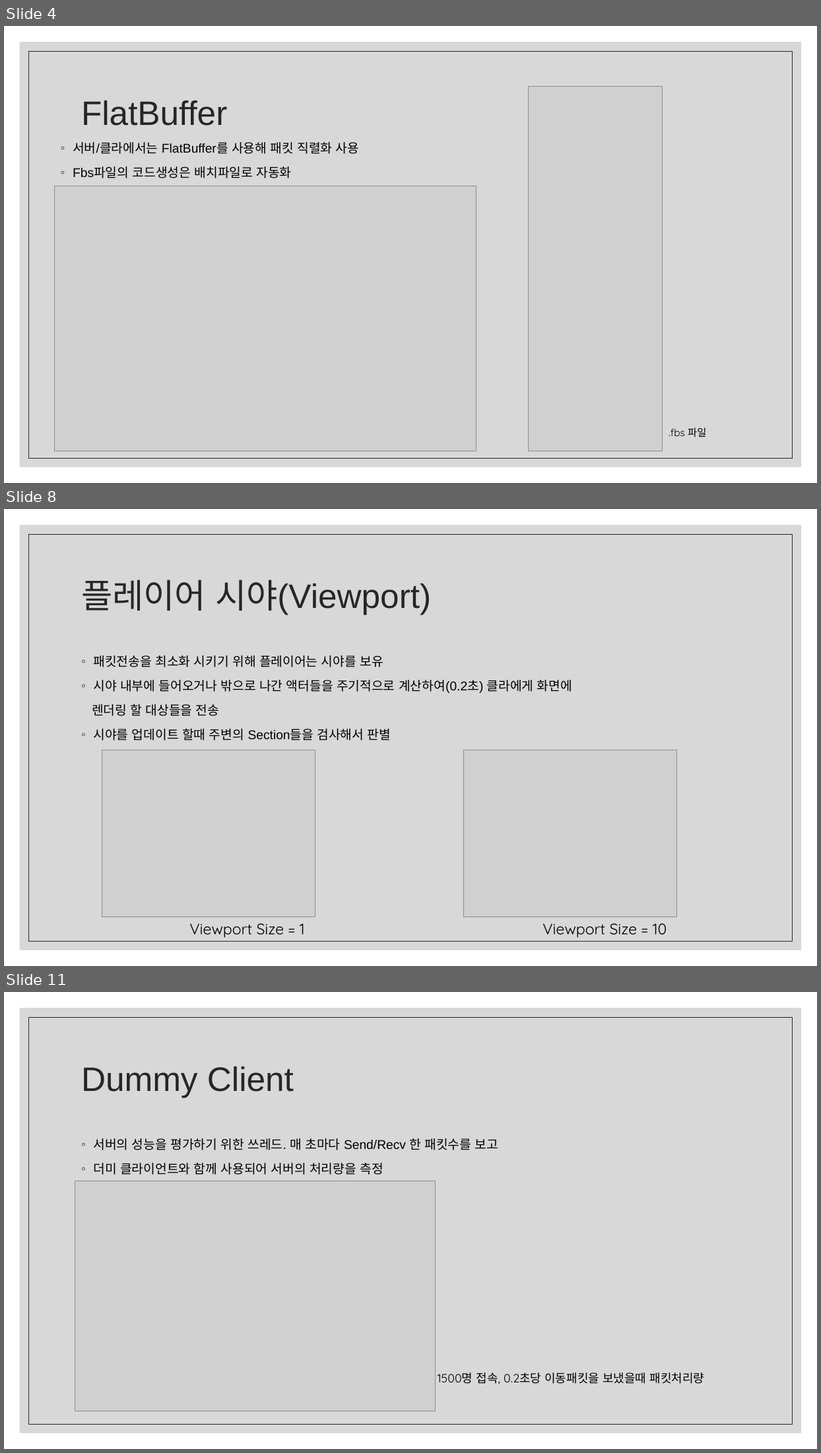
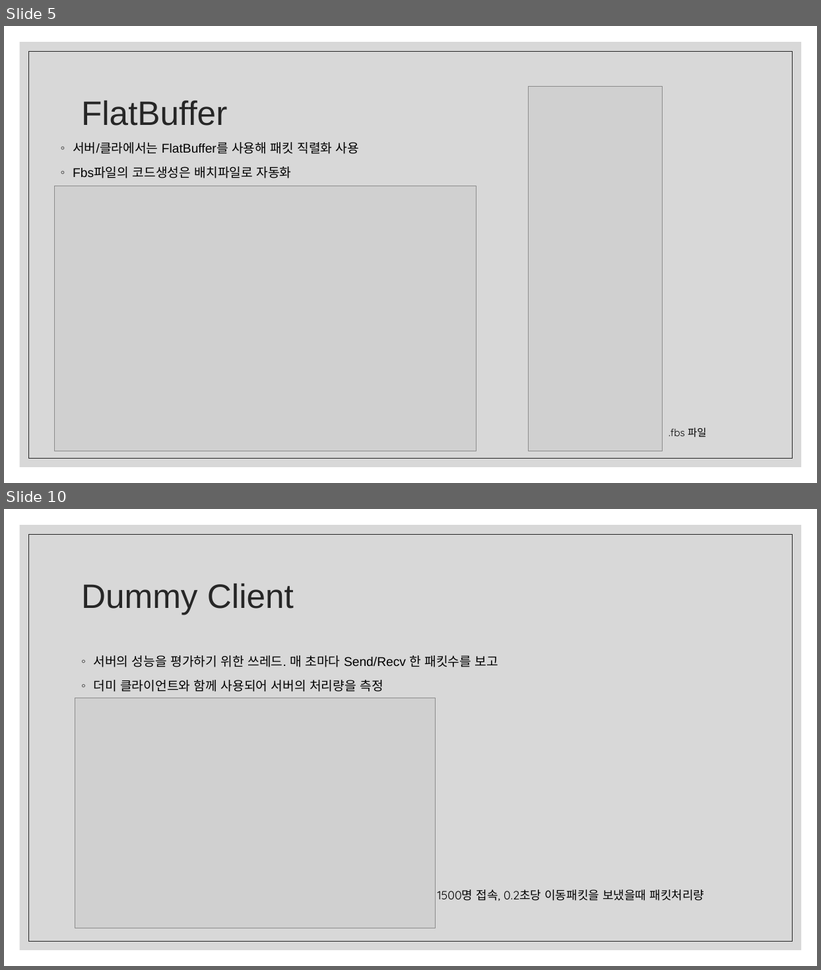
Before and after one commit to ckdgkwkd27/LCH_RTS, a slide deck: RTS 포트폴리오/이창하_RTS_포트폴리오.pptx. Shown one above the other, each under a label of ours: slides 4, 8 and 11 before the commit, slides 5 and 10 after it; the slides between them are not shown. The pictures are 821x1453 and 821x970 pixels, drawn with LibreOffice and Linux fonts; fonts in the diff are those of the drawing; grey boxes stand for pictures. Boxes give left, top, right and bottom in pixels: in the first picture for what was removed or moved away, otherwise in the second. Text is boxed around its words. In the diff, an @@ line names an element or a change of style, - is before the commit and + after.

```diff
--- a/RTS 포트폴리오/이창하_RTS_포트폴리오.pptx
+++ b/RTS 포트폴리오/이창하_RTS_포트폴리오.pptx
@@ slide 8 removed at (x1=4, y1=509, x2=817, y2=966), background #FFFFFF; not listed: 2 template elements that a slide beside it also shows @@
@@ title removed at (x1=81, y1=580, x2=431, y2=615) @@
-플레이어 시야(Viewport)
@@ text removed at (x1=92, y1=656, x2=572, y2=741) @@
-◦ 패킷전송을 최소화 시키기 위해 플레이어는 시야를 보유
-◦ 시야 내부에 들어오거나 밖으로 나간 액터들을 주기적으로 계산하여(0.2초) 클라에게 화면에
-렌더링 할 대상들을 전송
-◦ 시야를 업데이트 할때 주변의 Section들을 검사해서 판별
@@ picture removed at (x1=102, y1=751, x2=316, y2=917) @@
@@ picture removed at (x1=464, y1=751, x2=677, y2=917) @@
@@ text removed at (x1=189, y1=923, x2=305, y2=938) @@
-Viewport Size = 1
@@ text removed at (x1=543, y1=923, x2=667, y2=938) @@
-Viewport Size = 10
@@ what was slide 4 is now slide 5 @@
@@ what was slide 11 is now slide 10 @@
```
Also in this commit, not shown: 2 slides changed, 3 slides added, 3 other slides removed, 8 other files.
